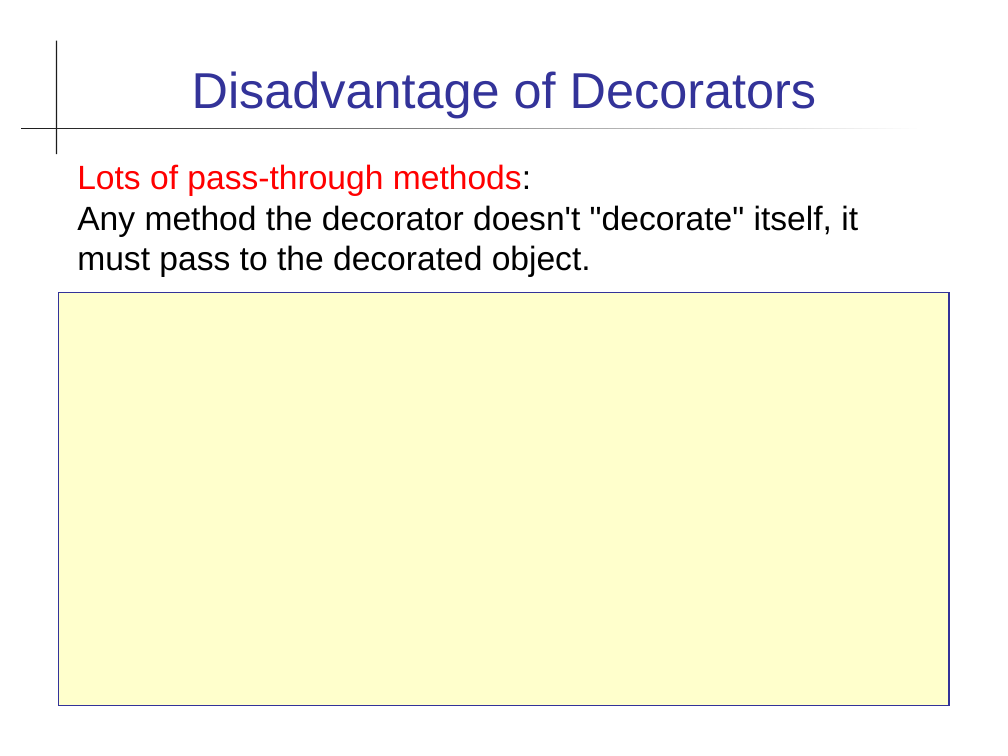
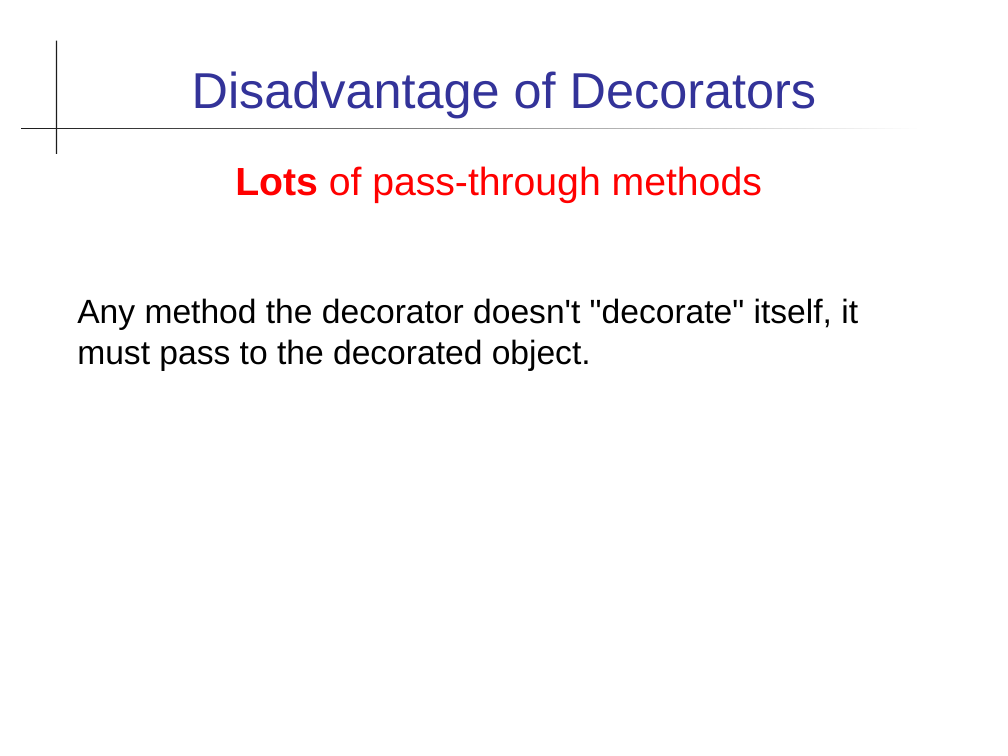
Before and after one commit to skeoop/skeoop.github.io, a slide deck: slide 7 of patterns/Decorator-Pattern.ppt (slide 6 before the commit). Drawn at 1008x756 pixels with LibreOffice and Linux fonts; fonts in the diff are those of the drawing. Boxes give left, top, right and bottom in pixels: in the first picture for what was removed or moved away, otherwise in the second. Text is boxed around its words. In the diff, an @@ line names an element or a change of style, - is before the commit and + after.

```diff
--- a/patterns/Decorator-Pattern.ppt
+++ b/patterns/Decorator-Pattern.ppt
@@ text at bbox=[77, 166, 858, 371]: text changed @@
-Lots of pass-through methods:
-Any method the decorator doesn't "decorate" itself, it must pass to the decorated object.
+Lots of pass-through methods
+Any method the decorator doesn't "decorate" itself, it must pass to the decorated object.
@@ rectangle removed at bbox=[58, 292, 949, 706] @@
```
Also in this commit, not shown: 4 other slides changed, 6 slides added, 39 other files.
